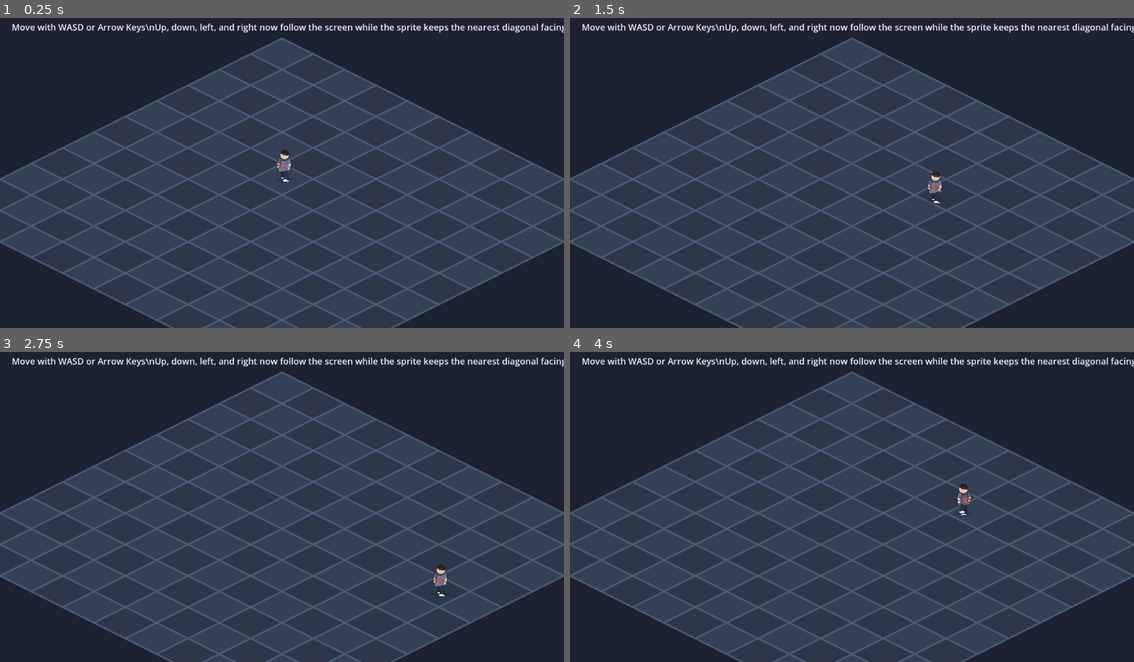
Above: before the commit, frames 1-4 (two rows, left to right).
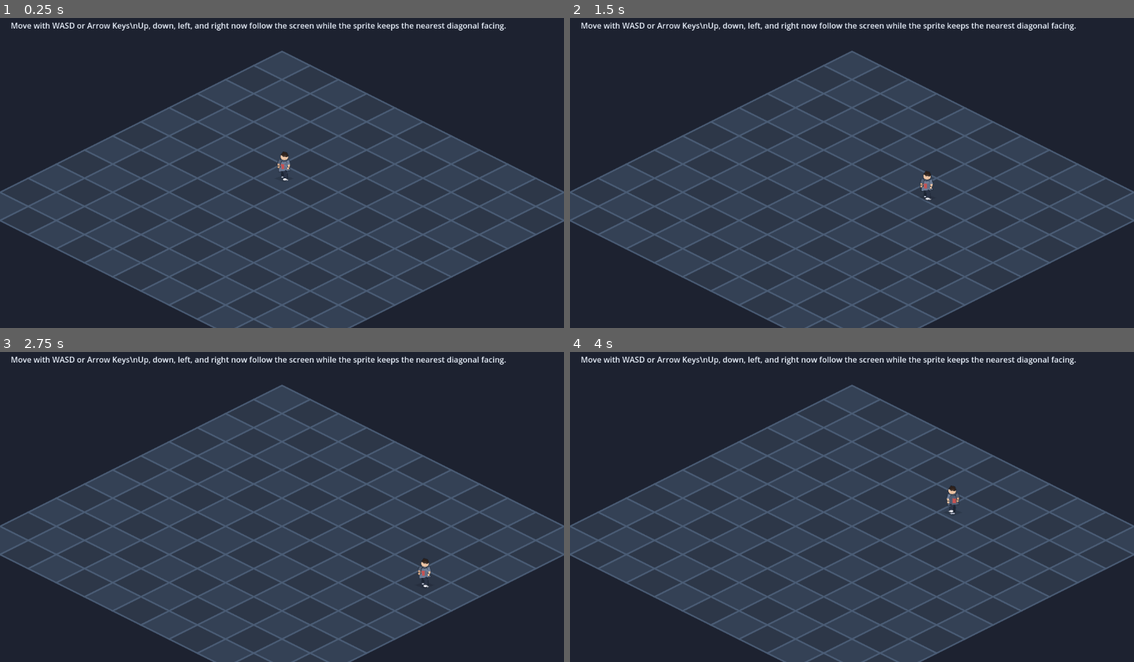
Above: after the commit, the same moments.

Repository: nagolyhprum/deaths-design
Game: Godot game, scene res://scenes/main.tscn
The game is run twice, just before and just after one commit, with the same random seed, the same clock (stepped at 60 frames per second) and the same inputs.
Inputs:
- Up to frame 1 (0.25 s): no input
- Up to frame 2 (1.5 s): tap Enter at 0.5 s; hold D 0.53-1.28 s; hold S from 1.28 s (still down)
- Up to frame 3 (2.75 s): release S at 2.03 s; hold D from 2.03 s (still down)
- Up to frame 4 (4 s): release D at 2.78 s; hold W 2.78-3.53 s; hold A from 3.53 s (still down)

The runs differ from the first frame. In frame 1, 17% of the frame differs, in the area x 0-100%, y 1-100%; in frame 2, 17%; in frame 3, 17%; in frame 4, 17%.

Commit message:
Make test scene resize responsively
Co-authored-by: Copilot <223556219+Copilot@users.noreply.github.com>

Diff:
--- a/scripts/player_controller.gd
+++ b/scripts/player_controller.gd
@@ -10,6 +10,7 @@
 
 var _animation_time := 0.0
 var _facing_row := 0
+var _scene_scale := 1.0
 
 
 func _physics_process(delta: float) -> void:
@@ -17,7 +18,7 @@
 	var is_moving := raw_input != Vector2.ZERO
 
 	if is_moving:
-		velocity = raw_input.normalized() * move_speed
+		velocity = raw_input.normalized() * move_speed * _scene_scale
 		_facing_row = _facing_row_from_input(raw_input)
 		_animation_time += delta * animation_fps
 	else:
@@ -54,8 +55,8 @@
 
 
 func _clamp_to_viewport() -> void:
-	var viewport_size := get_viewport_rect().size
-	global_position = global_position.clamp(play_area_margin, viewport_size - play_area_margin)
+	var play_area := get_play_area_rect(get_viewport_rect().size)
+	set_position_ratio(play_area, get_position_ratio(play_area))
 
 
 func _update_sprite(is_moving: bool) -> void:
@@ -63,3 +64,37 @@
 	if is_moving:
 		frame = WALK_FRAMES[int(_animation_time) % WALK_FRAMES.size()]
 	sprite.frame_coords = Vector2i(frame, _facing_row)
+
+
+func set_scene_scale(scene_scale: float) -> void:
+	_scene_scale = max(scene_scale, 0.25)
+	scale = Vector2.ONE * _scene_scale
+
+
+func get_play_area_margin() -> Vector2:
+	return play_area_margin * _scene_scale
+
+
+func get_play_area_rect(viewport_size: Vector2) -> Rect2:
+	var margin := get_play_area_margin()
+	return Rect2(
+		margin,
+		Vector2(
+			max(viewport_size.x - margin.x * 2.0, 1.0),
+			max(viewport_size.y - margin.y * 2.0, 1.0)
+		)
+	)
+
+
+func get_position_ratio(play_area: Rect2) -> Vector2:
+	return Vector2(
+		clampf((global_position.x - play_area.position.x) / play_area.size.x, 0.0, 1.0),
+		clampf((global_position.y - play_area.position.y) / play_area.size.y, 0.0, 1.0)
+	)
+
+
+func set_position_ratio(play_area: Rect2, ratio: Vector2) -> void:
+	global_position = play_area.position + play_area.size * Vector2(
+		clampf(ratio.x, 0.0, 1.0),
+		clampf(ratio.y, 0.0, 1.0)
+	)
--- a/scripts/test_level.gd
+++ b/scripts/test_level.gd
@@ -1,41 +1,81 @@
 extends Node2D
 
+const BASE_VIEWPORT_SIZE := Vector2(1280.0, 720.0)
+const DEFAULT_PLAYER_RATIO := Vector2(0.5, 0.5597015)
+const MIN_SCENE_SCALE := 0.25
 const TILE_HALF_WIDTH := 64.0
 const TILE_HALF_HEIGHT := 32.0
 const GRID_RADIUS := 5
+const GRID_CENTER_OFFSET := Vector2(0.0, 84.0)
+const INSTRUCTIONS_POSITION := Vector2(24.0, 20.0)
+const INSTRUCTIONS_SIZE := Vector2(469.0, 56.0)
+const INSTRUCTIONS_FONT_SIZE := 18
 
-@onready var player: Node2D = $Player
+@onready var player = $Player
+@onready var instructions: Label = $CanvasLayer/Instructions
+
+var _scene_scale := 1.0
+var _last_viewport_size := Vector2.ZERO
 
 
 func _ready() -> void:
-	get_viewport().size_changed.connect(queue_redraw)
-	player.position = get_viewport_rect().size * 0.5 + Vector2(0.0, 32.0)
-	queue_redraw()
+	get_viewport().size_changed.connect(_on_viewport_size_changed)
+	_apply_responsive_layout(false)
 
 
 func _draw() -> void:
 	var viewport_rect := get_viewport_rect()
 	draw_rect(viewport_rect, Color("1d2230"))
 
-	var center := viewport_rect.size * 0.5 + Vector2(0.0, 84.0)
+	var tile_half_width := TILE_HALF_WIDTH * _scene_scale
+	var tile_half_height := TILE_HALF_HEIGHT * _scene_scale
+	var center := viewport_rect.size * 0.5 + GRID_CENTER_OFFSET * _scene_scale
 	for grid_y in range(-GRID_RADIUS, GRID_RADIUS + 1):
 		for grid_x in range(-GRID_RADIUS, GRID_RADIUS + 1):
-			var tile_center := center + _iso_to_screen(Vector2(grid_x, grid_y))
+			var tile_center := center + _iso_to_screen(Vector2(grid_x, grid_y), tile_half_width, tile_half_height)
 			var points := PackedVector2Array([
-				tile_center + Vector2(0.0, -TILE_HALF_HEIGHT),
-				tile_center + Vector2(TILE_HALF_WIDTH, 0.0),
-				tile_center + Vector2(0.0, TILE_HALF_HEIGHT),
-				tile_center + Vector2(-TILE_HALF_WIDTH, 0.0),
+				tile_center + Vector2(0.0, -tile_half_height),
+				tile_center + Vector2(tile_half_width, 0.0),
+				tile_center + Vector2(0.0, tile_half_height),
+				tile_center + Vector2(-tile_half_width, 0.0),
 			])
 			var base_color := Color("2d3748")
 			if (grid_x + grid_y) % 2 == 0:
 				base_color = Color("344155")
 			draw_colored_polygon(points, base_color)
-			draw_polyline(points + PackedVector2Array([points[0]]), Color("4b5d76"), 2.0, true)
+			draw_polyline(points + PackedVector2Array([points[0]]), Color("4b5d76"), max(_scene_scale * 2.0, 1.0), true)
 
 
-func _iso_to_screen(grid_position: Vector2) -> Vector2:
+func _on_viewport_size_changed() -> void:
+	_apply_responsive_layout(true)
+
+
+func _apply_responsive_layout(preserve_player_position: bool) -> void:
+	var viewport_size := get_viewport_rect().size
+	if viewport_size == Vector2.ZERO:
+		return
+
+	var player_ratio := DEFAULT_PLAYER_RATIO
+	if preserve_player_position and _last_viewport_size != Vector2.ZERO:
+		var previous_play_area: Rect2 = player.get_play_area_rect(_last_viewport_size)
+		player_ratio = player.get_position_ratio(previous_play_area)
+
+	_scene_scale = max(min(viewport_size.x / BASE_VIEWPORT_SIZE.x, viewport_size.y / BASE_VIEWPORT_SIZE.y), MIN_SCENE_SCALE)
+	player.set_scene_scale(_scene_scale)
+	player.set_position_ratio(player.get_play_area_rect(viewport_size), player_ratio)
+	_layout_instructions()
+	_last_viewport_size = viewport_size
+	queue_redraw()
+
+
+func _layout_instructions() -> void:
+	instructions.position = INSTRUCTIONS_POSITION * _scene_scale
+	instructions.size = INSTRUCTIONS_SIZE * _scene_scale
+	instructions.add_theme_font_size_override("font_size", maxi(int(round(INSTRUCTIONS_FONT_SIZE * _scene_scale)), 10))
+
+
+func _iso_to_screen(grid_position: Vector2, tile_half_width: float, tile_half_height: float) -> Vector2:
 	return Vector2(
-		(grid_position.x - grid_position.y) * TILE_HALF_WIDTH,
-		(grid_position.x + grid_position.y) * TILE_HALF_HEIGHT
+		(grid_position.x - grid_position.y) * tile_half_width,
+		(grid_position.x + grid_position.y) * tile_half_height
 	)
Not shown, added: task-records/2026-04-21-22-56-responsive-resize/notes.md
Not shown, added: task-records/2026-04-21-22-56-responsive-resize/original-prompt.md
